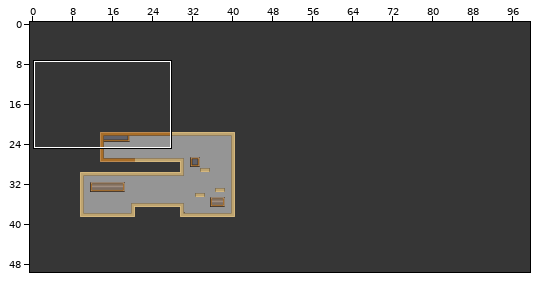
Two states of a Tiled map, core/assets/level2.tmx. The first picture is a wide view before the edit; the outline marks the close-up.
Close-up. As it was:
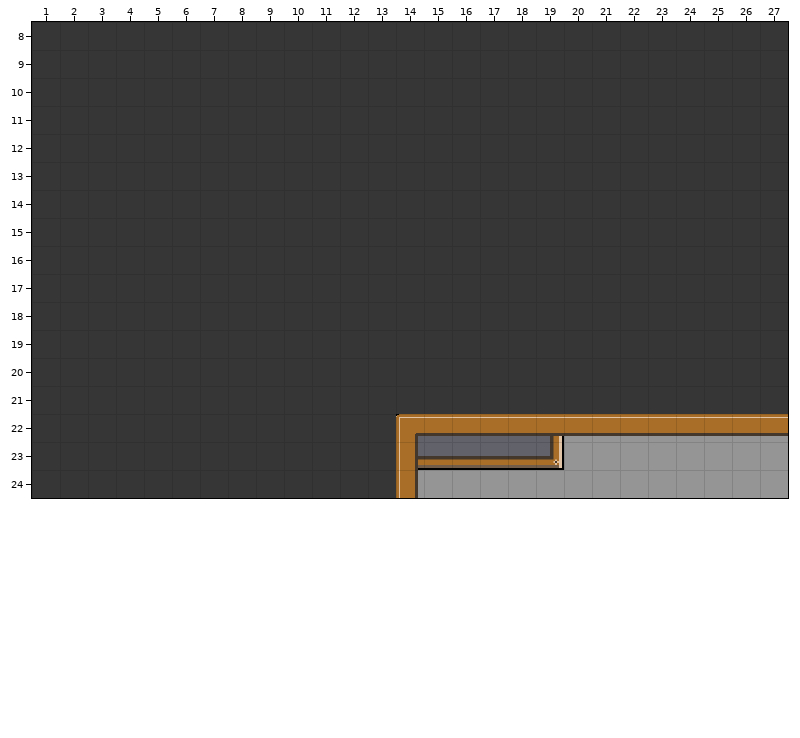
Cells are 32x32 px. Shown: x 1..27, y 8..24. The commit also changed other parts of the map, which this record leaves out.
The result:
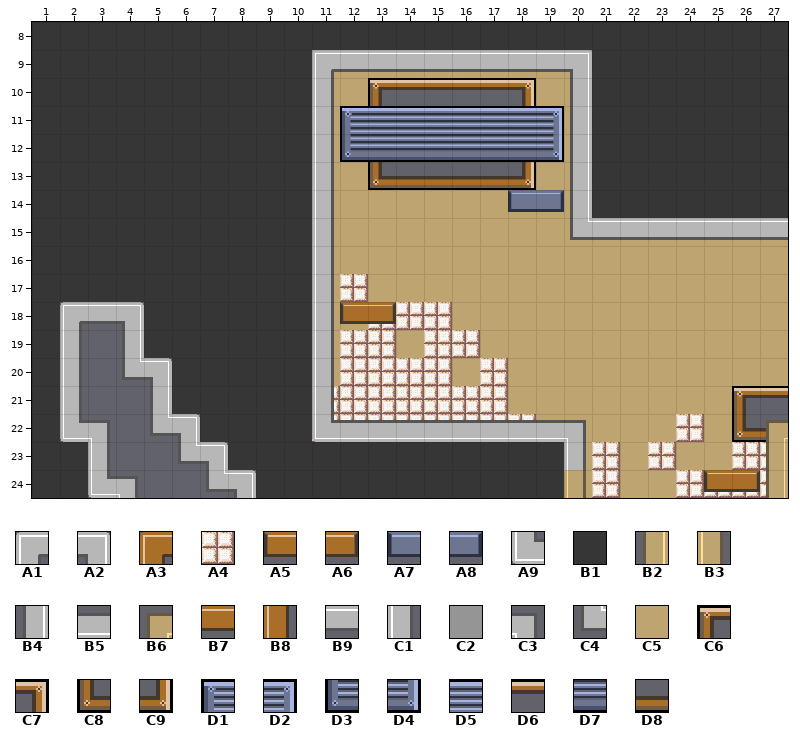
Key: from "test": A1 0, A2 11, A3 27, A4 34, A5 123, A6 124, A7 125, A8 126, A9 140, B1 160, B2 176, B3 197, B4 206, B5 207, B6 216, B7 224, B8 225, B9 226, C1 227, C2 240, C3 247, C4 266, C5 306, C6 414, C7 415, C8 434, C9 435, D1 450, D2 451, D3 470, D4 471, D5 490, D6 492, D7 511, D8 513.
__ is an empty cell.
Difference:
{"where": "layer \"BGTiles\""}
{"y":9,"x":11,"old":"B1 B1 B1 B1 B1 B1 B1 B1 B1 B1","new":"C5 C5 C5 C5 C5 C5 C5 C5 C5 C5"}
{"y":10,"x":11,"old":"B1 B1 B1 B1 B1 B1 B1 B1 B1 B1","new":"C5 C5 C6 D6 D6 D6 D6 C7 C5 C5"}
{"y":11,"x":11,"old":"B1 B1 B1 B1 B1 B1 B1 B1 B1 B1","new":"C5 D1 D5 D5 D5 D5 D5 D5 D2 C5"}
{"y":12,"x":11,"old":"B1 B1 B1 B1 B1 B1 B1 B1 B1 B1","new":"C5 D3 D7 D7 D7 D7 D7 D7 D4 C5"}
{"y":13,"x":11,"old":"B1 B1 B1 B1 B1 B1 B1 B1 B1 B1","new":"C5 C5 C8 D8 D8 D8 D8 C9 C5 C5"}
{"y":14,"x":11,"old":"B1 B1 B1 B1 B1 B1 B1 B1 B1 B1","new":"C5 C5 C5 C5 C5 C5 C5 C5 C5 C5"}
{"y":15,"x":11,"old":"B1 B1 B1 B1 B1 B1 B1 B1 B1 B1 B1 B1 B1 B1 B1 B1 B1","new":"C5 C5 C5 C5 C5 C5 C5 C5 C5 C5 C5 C5 C5 C5 C5 C5 C5"}
{"y":16,"x":11,"old":"B1 B1 B1 B1 B1 B1 B1 B1 B1 B1 B1 B1 B1 B1 B1 B1 B1","new":"C5 C5 C5 C5 C5 C5 C5 C5 C5 C5 C5 C5 C5 C5 C5 C5 C5"}
{"y":17,"x":11,"old":"B1 B1 B1 B1 B1 B1 B1 B1 B1 B1 B1 B1 B1 B1 B1 B1 B1","new":"C5 A4 C5 C5 C5 C5 C5 C5 C5 C5 C5 C5 C5 C5 C5 C5 C5"}
{"y":18,"x":2,"old":"B1 B1 B1","new":"A1 B9 A2"}
{"y":18,"x":11,"old":"B1 B1 B1 B1 B1 B1 B1 B1 B1 B1 B1 B1 B1 B1 B1 B1 B1","new":"C5 C5 A4 A4 A4 C5 C5 C5 C5 C5 C5 C5 C5 C5 C5 C5 C5"}
{"y":19,"x":2,"old":"B1 B1 B1","new":"C1 __ B4"}
{"y":19,"x":11,"old":"B1 B1 B1 B1 B1 B1 B1 B1 B1 B1 B1 B1 B1 B1 B1 B1 B1","new":"C5 A4 A4 C5 A4 A4 C5 C5 C5 C5 C5 C5 C5 C5 C5 C5 C5"}
{"y":20,"x":2,"old":"B1 B1 B1 B1","new":"C1 __ C4 A2"}
{"y":20,"x":11,"old":"B1 B1 B1 B1 B1 B1 B1 B1 B1 B1 B1 B1 B1 B1 B1 B1 B1","new":"C5 A4 A4 A4 A4 C5 A4 C5 C5 C5 C5 C5 C5 C5 C5 C5 C5"}
{"y":21,"x":2,"old":"B1 B1 B1 B1","new":"C1 __ __ B4"}
{"y":21,"x":11,"old":"B1 B1 B1 B1 B1 B1 B1 B1 B1 B1 B1 B1 B1 B1 B1 B1 B1","new":"A4 A4 A4 A4 A4 A4 A4 C5 C5 C5 C5 C5 C5 C5 C5 C6 D6"}
{"y":22,"x":2,"old":"B1 B1 B1 B1 B1","new":"A9 C3 __ C4 A2"}
{"y":22,"x":11,"old":"B1 B1 B1 D6 D6 D6 D6 D6 C7 C2 C2 C2 C2 C2 C2 C2 C2","new":"A4 A4 A4 A4 A4 A4 A4 A4 C5 C5 C5 C5 C5 A4 C5 C8 D8"}
{"y":23,"x":3,"old":"B1 B1 B1 B1 B1","new":"C1 __ __ C4 A2"}
{"y":23,"x":14,"old":"D8 D8 D8 D8 D8 C9 C2 C2 C2 C2 C2 C2 C2 C2","new":"B1 B1 B1 B1 B1 B1 C5 A4 C5 A4 C5 C5 A4 A4"}
{"y":24,"x":3,"old":"B1 B1 B1 B1 B1 B1","new":"A9 C3 __ __ C4 A2"}
{"y":24,"x":14,"old":"C2 C2 C2 C2 C2 C2 C2 C2 C2 C2 C2 C2 C2 C2","new":"B1 B1 B1 B1 B1 B1 C5 A4 C5 C5 A4 A4 A4 A4"}
{"where": "layer \"MapTiles\""}
{"y":9,"x":11,"old":"__ __ __ __ __ __ __ __ __ __","new":"A1 B9 B9 B9 B9 B9 B9 B9 B9 A2"}
{"y":10,"x":11,"old":"__","new":"C1"}
{"y":10,"x":20,"old":"__","new":"B4"}
{"y":11,"x":11,"old":"__","new":"C1"}
{"y":11,"x":20,"old":"__","new":"B4"}
{"y":12,"x":11,"old":"__","new":"C1"}
{"y":12,"x":20,"old":"__","new":"B4"}
{"y":13,"x":11,"old":"__","new":"C1"}
{"y":13,"x":20,"old":"__","new":"B4"}
{"y":14,"x":11,"old":"__","new":"C1"}
{"y":14,"x":18,"old":"__ __ __","new":"A7 A8 B4"}
{"y":15,"x":11,"old":"__","new":"C1"}
{"y":15,"x":20,"old":"__ __ __ __ __ __ __ __","new":"C4 B9 B9 B9 B9 B9 B9 B9"}
{"y":16,"x":11,"old":"__","new":"C1"}
{"y":17,"x":11,"old":"__","new":"C1"}
{"y":18,"x":11,"old":"__ __ __","new":"C1 A5 A6"}
{"y":19,"x":11,"old":"__","new":"C1"}
{"y":20,"x":11,"old":"__","new":"C1"}
{"y":21,"x":11,"old":"__","new":"C1"}
{"y":22,"x":11,"old":"__ __ __ A3 B7 B7 B7 B7 B7 B7 B7 B7 B7 B7 B7 B7 B7","new":"A9 B5 B5 B5 B5 B5 B5 B5 B5 C3 __ __ __ __ __ __ B6"}
{"y":23,"x":14,"old":"B8","new":"__"}
{"y":23,"x":20,"old":"__","new":"C1"}
{"y":23,"x":27,"old":"__","new":"B2"}
{"y":24,"x":14,"old":"B8","new":"__"}
{"y":24,"x":20,"old":"__","new":"B3"}
{"y":24,"x":25,"old":"__ __ __","new":"A5 A6 B2"}
{"label":"changed","picture_box":[312,50,788,498]}
{"label":"changed","picture_box":[60,302,256,498]}
